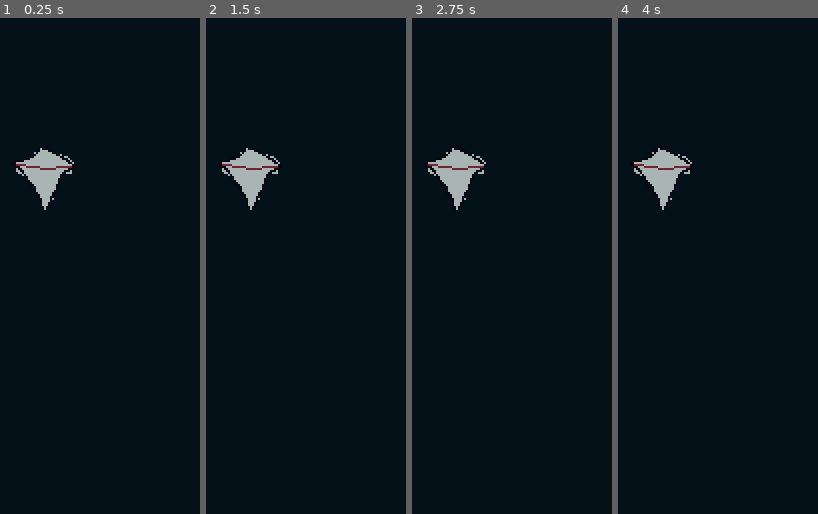
Above: before the commit, frames 1-4 (left to right).
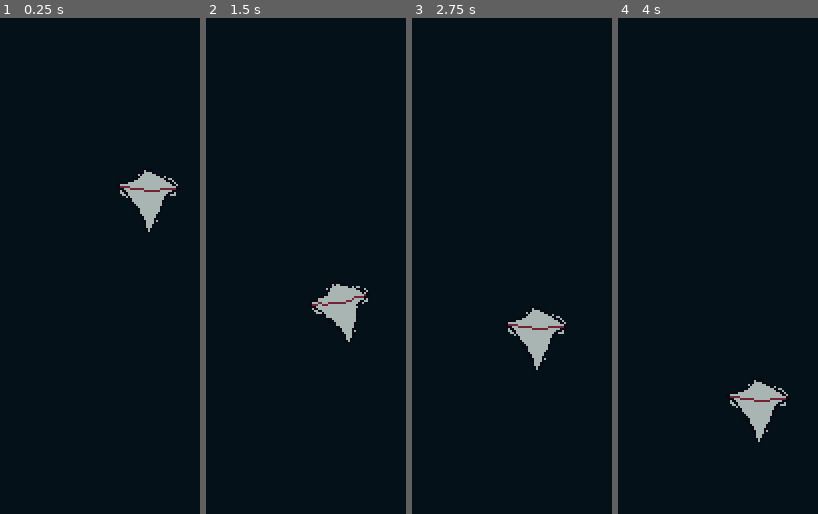
Above: after the commit, the same moments.

Repository: oe555/project-eat-humans
Game: Godot game, scene res://Scenes/main_scene.tscn
Two runs of this game, one before a commit and one after it. Both use one fixed random seed, a clock stepped at 60 frames per second and the inputs below.
Inputs:
- Up to frame 1 (0.25 s): no input
- Up to frame 2 (1.5 s): tap Enter at 0.5 s; hold W (accelerate, bound only after the commit) 0.53-1.28 s; tap D (rotate_clockwise, bound only after the commit) at 0.6 s; tap A (rotate_counterclockwise, bound only after the commit) at 0.8, 1.35 s; hold S (reverse, bound only after the commit) from 1.28 s (still down)
- Up to frame 3 (2.75 s): tap D (rotate_clockwise, bound only after the commit) at 1.55, 2.1 s; release S (reverse, bound only after the commit) at 2.03 s; hold W (accelerate, bound only after the commit) from 2.03 s (still down); tap A (rotate_counterclockwise, bound only after the commit) at 2.3 s
- Up to frame 4 (4 s): tap A (rotate_counterclockwise, bound only after the commit) at 2.85, 3.8 s; tap D (rotate_clockwise, bound only after the commit) at 3.05, 3.6 s; release W (accelerate, bound only after the commit) at 3.53 s; hold S (reverse, bound only after the commit) from 3.53 s (still down)

The runs differ from the first frame. In frame 1, 3.1% of the frame differs, in the area x 8-89%, y 26-44%; in frame 2, 3.1%; in frame 3, 3.1%; in frame 4, 3.1%.

Commit message:
basic player controller

Diff:
--- a/Scenes/main_scene.tscn
+++ b/Scenes/main_scene.tscn
@@ -1,6 +1,6 @@
-[gd_scene format=3 uid="uid://b0qer8nhtbmce"]
+[gd_scene format=3 uid="uid://ujr45jajx4e7"]
 
-[ext_resource type="Texture2D" uid="uid://ds8d5kt258ric" path="res://Assets/Art/placeholderspaceship.png" id="1_52fb6"]
+[ext_resource type="PackedScene" uid="uid://5x7etmqtmvk4" path="res://Scenes/player.tscn" id="1_52fb6"]
 
 [node name="Node2D" type="Node2D" unique_id=2084757155]
 
@@ -9,6 +9,5 @@
 offset_bottom = 368.0
 color = Color(0.019, 0.06894999, 0.1, 1)
 
-[node name="Sprite2D" type="Sprite2D" parent="." unique_id=686939283]
-position = Vector2(384, 192)
-texture = ExtResource("1_52fb6")
+[node name="Player" parent="." unique_id=738117526 instance=ExtResource("1_52fb6")]
+position = Vector2(436, 203)
--- /dev/null
+++ b/Scenes/player.tscn
@@ -0,0 +1,16 @@
+[gd_scene format=3 uid="uid://5x7etmqtmvk4"]
+
+[ext_resource type="Script" uid="uid://by00mxo5iri7g" path="res://Scripts/player.gd" id="1_cvnsp"]
+[ext_resource type="Texture2D" uid="uid://ds8d5kt258ric" path="res://Assets/Art/placeholderspaceship.png" id="1_v0iea"]
+
+[sub_resource type="RectangleShape2D" id="RectangleShape2D_cvnsp"]
+size = Vector2(32, 32)
+
+[node name="Player" type="CharacterBody2D" unique_id=738117526]
+script = ExtResource("1_cvnsp")
+
+[node name="CollisionShape2D" type="CollisionShape2D" parent="." unique_id=383184569]
+shape = SubResource("RectangleShape2D_cvnsp")
+
+[node name="Sprite2D" type="Sprite2D" parent="." unique_id=1762180537]
+texture = ExtResource("1_v0iea")
--- /dev/null
+++ b/Scripts/player.gd
@@ -0,0 +1,16 @@
+extends CharacterBody2D
+
+
+@export var rotation_speed: float = PI
+@export var thrust_speed: float = 100.0
+
+
+func _physics_process(delta: float) -> void:
+
+	var rotation_direction = Input.get_axis("rotate_counterclockwise", "rotate_clockwise")
+	rotation += delta * rotation_speed * rotation_direction
+
+	var thrust = Input.get_axis("reverse", "accelerate")
+	velocity = thrust * thrust_speed * Vector2.DOWN.rotated(rotation)
+
+	move_and_slide()
--- a/project.godot
+++ b/project.godot
@@ -11,7 +11,7 @@
 [application]
 
 config/name="Project Eat Humans"
-run/main_scene="uid://b0qer8nhtbmce"
+run/main_scene="uid://ujr45jajx4e7"
 config/features=PackedStringArray("4.6", "GL Compatibility")
 config/icon="res://icon.svg"
 
@@ -45,6 +45,29 @@
 "res://Scripts/": "purple"
 }
 
+[input]
+
+rotate_clockwise={
+"deadzone": 0.2,
+"events": [Object(InputEventKey,"resource_local_to_scene":false,"resource_name":"","device":-1,"window_id":0,"alt_pressed":false,"shift_pressed":false,"ctrl_pressed":false,"meta_pressed":false,"pressed":false,"keycode":0,"physical_keycode":68,"key_label":0,"unicode":100,"location":0,"echo":false,"script":null)
+]
+}
+rotate_counterclockwise={
+"deadzone": 0.2,
+"events": [Object(InputEventKey,"resource_local_to_scene":false,"resource_name":"","device":-1,"window_id":0,"alt_pressed":false,"shift_pressed":false,"ctrl_pressed":false,"meta_pressed":false,"pressed":false,"keycode":0,"physical_keycode":65,"key_label":0,"unicode":97,"location":0,"echo":false,"script":null)
+]
+}
+accelerate={
+"deadzone": 0.2,
+"events": [Object(InputEventKey,"resource_local_to_scene":false,"resource_name":"","device":-1,"window_id":0,"alt_pressed":false,"shift_pressed":false,"ctrl_pressed":false,"meta_pressed":false,"pressed":false,"keycode":0,"physical_keycode":87,"key_label":0,"unicode":119,"location":0,"echo":false,"script":null)
+]
+}
+reverse={
+"deadzone": 0.2,
+"events": [Object(InputEventKey,"resource_local_to_scene":false,"resource_name":"","device":-1,"window_id":0,"alt_pressed":false,"shift_pressed":false,"ctrl_pressed":false,"meta_pressed":false,"pressed":false,"keycode":0,"physical_keycode":83,"key_label":0,"unicode":115,"location":0,"echo":false,"script":null)
+]
+}
+
 [physics]
 
 common/physics_ticks_per_second=120
Not shown, added: Scripts/player.gd.uid
Not shown, changed: icon.svg.import
